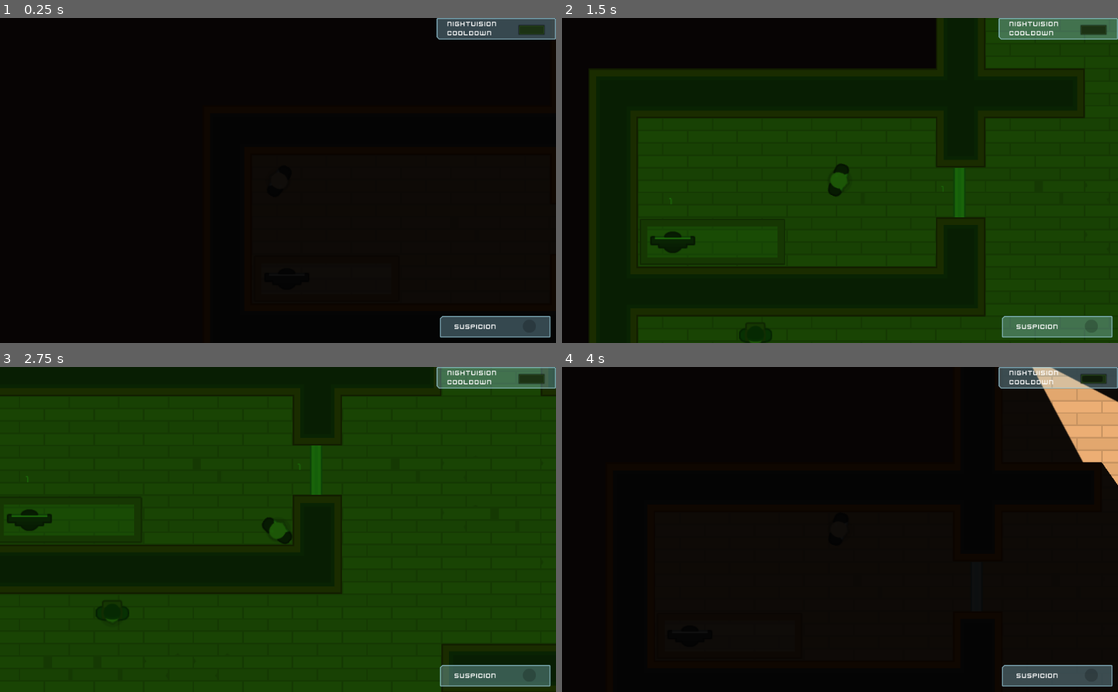
Above: before the commit, frames 1-4 (two rows, left to right).
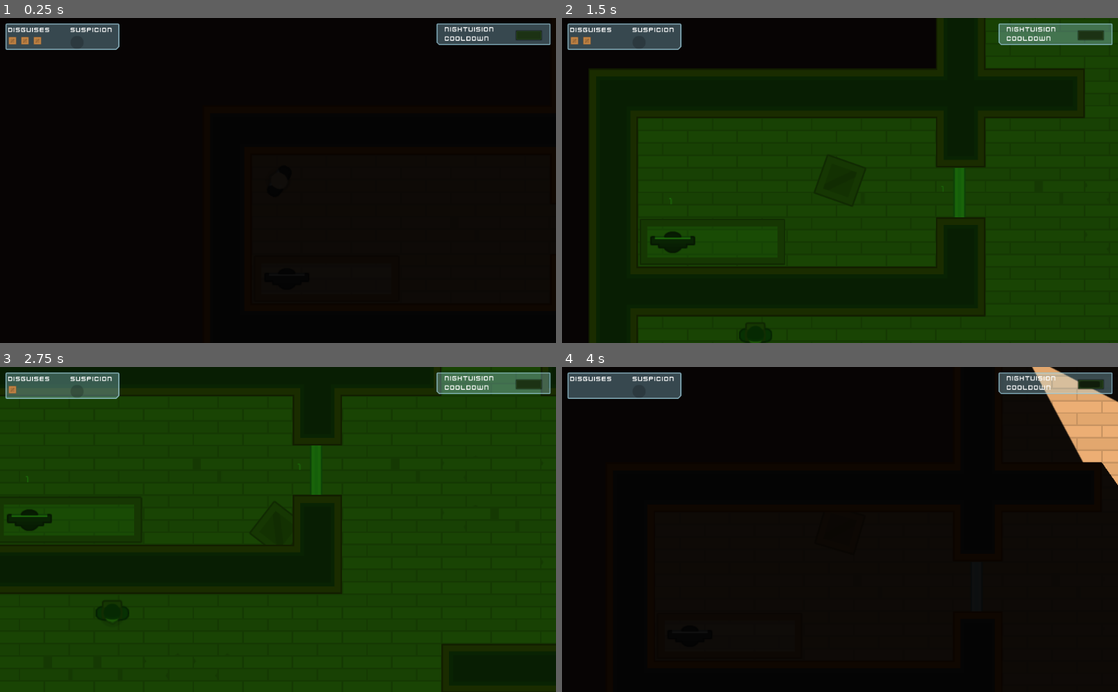
Above: after the commit, the same moments.

Repository: drorya2324/Dont-be-suspicious
Game: Godot game, scene res://Scenes/Levels/level1.tscn
The game is run twice, just before and just after one commit, with the same random seed, the same clock (stepped at 60 frames per second) and the same inputs.
Inputs (mouse positions are in pixels of both pictures, inside the frame that each line leads up to):
- Up to frame 1 (0.25 s): no input
- Up to frame 2 (1.5 s): tap Enter at 0.5 s; move the mouse to (851, 252) at 0.52 s; hold D (move_right) 0.53-1.28 s; tap E (toggle_disguise, bound only after the commit) at 0.6 s; click (851, 252) at 0.67 s; move the mouse to (979, 229) at 1.27 s; hold S (move_down) from 1.28 s (still down); tap R (night_vision) at 1.35 s; click (979, 229) at 1.42 s
- Up to frame 3 (2.75 s): tap E (toggle_disguise, bound only after the commit) at 1.55, 2.1 s; move the mouse to (333, 458) at 2.02 s; release S (move_down) at 2.03 s; hold D (move_right) from 2.03 s (still down)
- Up to frame 4 (4 s): tap Space at 2.75 s; move the mouse to (812, 594) at 2.77 s; release D (move_right) at 2.78 s; hold W (move_up) 2.78-3.53 s; tap E (toggle_disguise, bound only after the commit) at 2.85, 3.8 s; click (812, 594) at 2.92 s; move the mouse to (1006, 578) at 3.52 s; hold A (move_left) from 3.53 s (still down); tap R (night_vision) at 3.6 s

The runs differ from the first frame. In frame 1, 4.3% of the frame differs, in the area x 1-100%, y 0-99%; in frame 2, 4.4%; in frame 3, 4.4%; in frame 4, 4.3%.
Error in both runs: Invalid get index '0' (on base: 'PoolVector2Array'). (res://Script/Character/Soldier.gd:34)

Commit message:
Disguises: GUI, limited disguises and validity time

Diff:
--- /dev/null
+++ b/Scenes/Character/BoxOccluder.tres
@@ -0,0 +1,4 @@
+[gd_resource type="OccluderPolygon2D" format=2]
+
+[resource]
+polygon = PoolVector2Array( -24, -24, 24, -24, 24, 24, -24, 24, -24, -24 )
--- /dev/null
+++ b/Scenes/Character/CharacterOccluder.tres
@@ -0,0 +1,5 @@
+[gd_resource type="OccluderPolygon2D" format=2]
+
+[resource]
+cull_mode = 1
+polygon = PoolVector2Array( -11.6997, -7.33765, -11.1857, -15.5624, -9.77205, -18.0042, -6.55925, -21.474, 2.78763, -21.4785, 4.51478, -20.4964, 6.78377, -17.5501, 8.13839, -14.4683, 7.49494, -11.7252, 8.68023, -6.91631, 9.7978, -4.88437, 11.3039, -3.22526, 12.4393, 0.0599942, 11.9465, 1.6582, 10.7899, 3.45737, 10.4412, 5.71554, 9.11922, 7.82678, 8.20612, 11.2018, 7.56267, 15.7736, 5.97099, 18.5506, 4.20999, 20.3793, 2.95696, 21.5307, -6.55925, 21.5776, -9.2685, 19.7359, -10.7924, 17.6362, -11.4698, 15.8075, -11.4698, 12.7934, -11.5375, 7.74747, -13.0276, 5.851, -13.671, 4.12386, -14.4499, 3.14176, -14.5854, -1.1253, -13.5694, -4.44412 )
--- a/Scenes/Player/Player.tscn
+++ b/Scenes/Player/Player.tscn
@@ -11,3 +11,7 @@
 
 [node name="Sprite" parent="." index="0"]
 texture = ExtResource( 1 )
+
+[node name="DisguiseTimer" type="Timer" parent="." index="3"]
+wait_time = 1.5
+[connection signal="timeout" from="DisguiseTimer" to="." method="_on_DisguiseTimer_timeout"]
--- a/Scenes/Tiles/Computer.tscn
+++ b/Scenes/Tiles/Computer.tscn
@@ -19,6 +19,7 @@
 [node name="Area2D" type="Area2D" parent="."]
 visible = false
 collision_layer = 8
+collision_mask = 17
 
 [node name="CollisionShape2D" type="CollisionShape2D" parent="Area2D"]
 position = Vector2( 32.8192, 0 )
--- a/Scenes/Tiles/Door.tscn
+++ b/Scenes/Tiles/Door.tscn
@@ -53,7 +53,7 @@
 [node name="Door" type="Area2D"]
 z_index = 1
 collision_layer = 2
-collision_mask = 5
+collision_mask = 21
 script = ExtResource( 4 )
 
 [node name="CharacterDetection" type="CollisionShape2D" parent="."]
--- a/Scenes/Tiles/GUI.tscn
+++ b/Scenes/Tiles/GUI.tscn
@@ -1,12 +1,13 @@
-[gd_scene load_steps=8 format=2]
+[gd_scene load_steps=9 format=2]
 
 [ext_resource path="res://Scenes/Tiles/Interface/Theme.tres" type="Theme" id=1]
-[ext_resource path="res://Assets/GFX/Interface/PNG/glassPanel_cornerTL.png" type="Texture" id=2]
 [ext_resource path="res://Assets/GFX/Interface/PNG/dotRed.png" type="Texture" id=3]
 [ext_resource path="res://Assets/GFX/Interface/PNG/dot_shadow.png" type="Texture" id=4]
 [ext_resource path="res://Assets/GFX/Interface/PNG/glassPanel_cornerBL.png" type="Texture" id=5]
 [ext_resource path="res://Script/CooldownBar_new.gd" type="Script" id=6]
 [ext_resource path="res://Script/SuspicionMeter.gd" type="Script" id=7]
+[ext_resource path="res://Assets/GFX/Interface/PNG/glassPanel_cornerBR.png" type="Texture" id=8]
+[ext_resource path="res://Script/GUI/DisguiseDisplay.gd" type="Script" id=9]
 
 [node name="GUI" type="CanvasLayer"]
 
@@ -19,80 +20,20 @@
 "_edit_use_anchors_": false
 }
 
-[node name="Susupicion" type="NinePatchRect" parent="Control"]
-anchor_left = 1.0
-anchor_top = 1.0
-anchor_right = 1.0
-anchor_bottom = 1.0
-margin_left = -214.0
-margin_top = -50.0
-margin_right = -10.0
-margin_bottom = -10.0
-texture = ExtResource( 2 )
-patch_margin_left = 20
-patch_margin_top = 20
-patch_margin_right = 20
-patch_margin_bottom = 20
-__meta__ = {
-"_edit_use_anchors_": false
-}
-
-[node name="CenterContainer" type="CenterContainer" parent="Control/Susupicion"]
-anchor_right = 1.0
-anchor_bottom = 1.0
-margin_left = 5.0
-margin_top = 7.0
-margin_right = -5.0
-margin_bottom = -5.0
-__meta__ = {
-"_edit_use_anchors_": false
-}
-
-[node name="HBoxContainer" type="HBoxContainer" parent="Control/Susupicion/CenterContainer"]
-margin_left = 22.0
-margin_right = 172.0
-margin_bottom = 27.0
-__meta__ = {
-"_edit_use_anchors_": false
-}
-
-[node name="Label" type="Label" parent="Control/Susupicion/CenterContainer/HBoxContainer"]
-margin_top = 6.0
-margin_right = 78.0
-margin_bottom = 20.0
-text = "Suspicion"
-
-[node name="VSeparator" type="VSeparator" parent="Control/Susupicion/CenterContainer/HBoxContainer"]
-modulate = Color( 1, 1, 1, 0 )
-self_modulate = Color( 1, 1, 1, 0 )
-margin_left = 82.0
-margin_right = 122.0
-margin_bottom = 27.0
-rect_min_size = Vector2( 40, 0 )
-
-[node name="SuspicionMeter" type="TextureProgress" parent="Control/Susupicion/CenterContainer/HBoxContainer" groups=[
-"suspicionmeter",
-]]
-margin_left = 126.0
-margin_right = 150.0
-margin_bottom = 27.0
-rect_min_size = Vector2( 24, 27 )
-texture_under = ExtResource( 4 )
-texture_progress = ExtResource( 3 )
-fill_mode = 4
-script = ExtResource( 7 )
-
 [node name="Cooldown" type="NinePatchRect" parent="Control"]
 anchor_left = 1.0
 anchor_right = 1.0
 margin_left = -220.0
-margin_bottom = 40.0
+margin_top = 10.0
+margin_right = -10.0
+margin_bottom = 50.0
 texture = ExtResource( 5 )
 patch_margin_left = 20
 patch_margin_top = 20
 patch_margin_right = 20
 patch_margin_bottom = 20
 __meta__ = {
+"_edit_group_": true,
 "_edit_use_anchors_": false
 }
 
@@ -108,8 +49,8 @@
 }
 
 [node name="HBoxContainer" type="HBoxContainer" parent="Control/Cooldown/CenterContainer"]
-margin_left = 16.0
-margin_right = 196.0
+margin_left = 11.0
+margin_right = 191.0
 margin_bottom = 48.0
 
 [node name="Label" type="Label" parent="Control/Cooldown/CenterContainer/HBoxContainer"]
@@ -161,3 +102,86 @@
 margin_right = 50.0
 margin_bottom = 42.0
 rect_min_size = Vector2( 0, 10 )
+
+[node name="Disguises&Suspicion" type="NinePatchRect" parent="Control"]
+margin_left = 10.0
+margin_top = 10.0
+margin_right = 220.0
+margin_bottom = 59.0
+theme = ExtResource( 1 )
+texture = ExtResource( 8 )
+patch_margin_left = 20
+patch_margin_top = 20
+patch_margin_right = 20
+patch_margin_bottom = 20
+__meta__ = {
+"_edit_group_": true,
+"_edit_use_anchors_": false
+}
+
+[node name="Disguises" type="VBoxContainer" parent="Control/Disguises&Suspicion"]
+anchor_bottom = 1.0
+margin_left = 5.0
+margin_top = 5.0
+margin_right = 90.0
+margin_bottom = -5.0
+__meta__ = {
+"_edit_use_anchors_": false
+}
+
+[node name="Label" type="Label" parent="Control/Disguises&Suspicion/Disguises"]
+margin_right = 78.0
+margin_bottom = 14.0
+size_flags_horizontal = 0
+text = "Disguises"
+
+[node name="DisguiseDisplay" type="ItemList" parent="Control/Disguises&Suspicion/Disguises"]
+margin_top = 18.0
+margin_right = 85.0
+margin_bottom = 39.0
+size_flags_vertical = 3
+max_columns = 3
+fixed_column_width = 15
+icon_scale = 0.25
+script = ExtResource( 9 )
+
+[node name="VSeparator2" type="VSeparator" parent="Control/Disguises&Suspicion"]
+modulate = Color( 1, 1, 1, 0 )
+self_modulate = Color( 1, 1, 1, 0 )
+margin_left = 95.9275
+margin_top = 3.9025
+margin_right = 105.927
+margin_bottom = 154.902
+rect_min_size = Vector2( 10, 30 )
+__meta__ = {
+"_edit_use_anchors_": false
+}
+
+[node name="Suspicion" type="VBoxContainer" parent="Control/Disguises&Suspicion"]
+anchor_left = 1.0
+anchor_right = 1.0
+anchor_bottom = 1.0
+margin_left = -90.0
+margin_top = 5.0
+margin_right = -5.0
+margin_bottom = -5.0
+__meta__ = {
+"_edit_use_anchors_": false
+}
+
+[node name="Label2" type="Label" parent="Control/Disguises&Suspicion/Suspicion"]
+margin_right = 85.0
+margin_bottom = 14.0
+text = "Suspicion"
+
+[node name="SuspicionMeter2" type="TextureProgress" parent="Control/Disguises&Suspicion/Suspicion" groups=[
+"suspicionmeter",
+]]
+margin_top = 18.0
+margin_right = 85.0
+margin_bottom = 45.0
+rect_min_size = Vector2( 24, 27 )
+texture_under = ExtResource( 4 )
+texture_progress = ExtResource( 3 )
+fill_mode = 4
+script = ExtResource( 7 )
--- a/Scenes/Tiles/Interface/Theme.tres
+++ b/Scenes/Tiles/Interface/Theme.tres
@@ -9,6 +9,8 @@
 [sub_resource type="DynamicFont" id=1]
 size = 20
 font_data = ExtResource( 2 )
+
+[sub_resource type="StyleBoxEmpty" id=3]
 
 [sub_resource type="DynamicFont" id=2]
 size = 12
@@ -27,6 +29,20 @@
 Button/styles/hover = ExtResource( 3 )
 Button/styles/normal = ExtResource( 4 )
 Button/styles/pressed = ExtResource( 5 )
+ItemList/colors/font_color = Color( 0.63, 0.63, 0.63, 1 )
+ItemList/colors/font_color_selected = Color( 1, 1, 1, 1 )
+ItemList/colors/guide_color = Color( 0, 0, 0, 0.1 )
+ItemList/constants/hseparation = 4
+ItemList/constants/icon_margin = 4
+ItemList/constants/line_separation = 2
+ItemList/constants/vseparation = 2
+ItemList/fonts/font = null
+ItemList/styles/bg = SubResource( 3 )
+ItemList/styles/bg_focus = null
+ItemList/styles/cursor = null
+ItemList/styles/cursor_unfocused = null
+ItemList/styles/selected = null
+ItemList/styles/selected_focus = null
 Label/colors/font_color = Color( 1, 1, 1, 1 )
 Label/colors/font_color_shadow = Color( 0, 0, 0, 0 )
 Label/colors/font_outline_modulate = Color( 1, 1, 1, 1 )
--- a/Scenes/Tiles/LockedDoor.tscn
+++ b/Scenes/Tiles/LockedDoor.tscn
@@ -7,6 +7,7 @@
 [ext_resource path="res://Scenes/Tiles/Interface/Theme.tres" type="Theme" id=5]
 
 [node name="LockedDoor" instance=ExtResource( 1 )]
+collision_mask = 21
 script = ExtResource( 2 )
 
 [node name="DoorSprite" parent="." index="1"]
--- /dev/null
+++ b/Script/GUI/DisguiseDisplay.gd
@@ -0,0 +1,24 @@
+extends ItemList
+
+
+
+
+func _ready():
+	Global.DisguiseDisplay = self
+	update_disguises(Global.disguises_count)
+
+
+# Being called by Player.gd (disguise)
+func update_disguises(number):
+	clear()
+	for disguises in range(number):
+		if number >0:
+			add_icon_item(Global.box_sprite, false)
+		else:
+			clear()
+			#signal no_disguises
+
+
+#func disguised_used(number):
+#	if items.count() >= number:
+#		items.delete()
--- a/Script/Global.gd
+++ b/Script/Global.gd
@@ -2,3 +2,12 @@
 
 var CooldownBar
 var PlayerDtection
+var DisguiseDisplay
+var disguises_count = 3
+
+# Being used by Player.gd
+var box_sprite = load("res://Assets/GFX/PNG/Tiles/tile_129.png")
+var player_sprite = load("res://Assets/GFX/PNG/Hitman 1/hitman1_stand.png")
+var box_occluder = load("res://Scenes/Character/BoxOccluder.tres")
+var character_occluder = load("res://Scenes/Character/CharacterOccluder.tres")
+#var character_collision = load()
--- a/Script/Player/Player.gd
+++ b/Script/Player/Player.gd
@@ -5,8 +5,15 @@
 #const MAX_SPEED = 100
 #const FRICTION = 0.1 #the time to get from MAX_SPEED to 0.
 
+	# disguise causes loocked doors to open automatically
 
 var motion = Vector2()
+var disguised = false
+
+
+
+
+
 
 func _physics_process(delta):
 	update_movement()
@@ -34,3 +41,36 @@
 func _input(event):
 	if Input.is_action_just_pressed("night_vision"):
 		get_tree().call_group("Interface", "cycle_vision_mode")
+	if Input.is_action_just_pressed("toggle_disguise"):
+		toggle_disguise()
+
+# toggle_disguise keys are: "E" , "Z"
+func toggle_disguise():
+	if disguised:
+		reveal()
+	elif Global.disguises_count > 0:
+			disguise()
+
+
+
+func reveal():
+	disguised = false
+	collision_layer = 1
+	$Sprite.texture = Global.player_sprite
+	$LightOccluder2D.occluder  = Global.character_occluder
+
+
+func disguise():
+	disguised = true
+	$DisguiseTimer.start()
+	Global.disguises_count -= 1
+	Global.DisguiseDisplay.update_disguises(Global.disguises_count)
+	collision_layer = 16
+	$Sprite.texture = Global.box_sprite
+	$LightOccluder2D.occluder = Global.box_occluder
+
+
+
+
+func _on_DisguiseTimer_timeout():
+	reveal()
--- a/Script/Tiles/Door.gd
+++ b/Script/Tiles/Door.gd
@@ -3,7 +3,7 @@
 var can_click = false
 
 func _on_Door_body_entered(body):
-	if body.collision_layer == 1:
+	if body.collision_layer == 1 or body.collision_layer == 16:
 		can_click = true
 	else:
 		open()
@@ -14,7 +14,7 @@
 
 
 func _on_Door_body_exited(body):
-	if body.collision_layer == 1:
+	if body.collision_layer == 1 or body.collision_layer == 16:
 		can_click = false
 
 
--- a/Script/Tiles/LockedDoor.gd
+++ b/Script/Tiles/LockedDoor.gd
@@ -11,7 +11,7 @@
 
 
 func _on_Door_body_exited(body):
-	if body.collision_layer == 1:
+	if body.collision_layer == 1  or body.collision_layer == 16:
 		can_click = false
 		$CanvasLayer/Numpad.hide()
 
--- a/Script/Tiles/VisionMode.gd
+++ b/Script/Tiles/VisionMode.gd
@@ -1,6 +1,6 @@
 extends CanvasModulate
 # part of group: Interface
-# Night vision keys are: "R" , "slash" (?/.)
+# Night vision keys are: "R" , "X"
 
 const DARK = Color("111111")
 const NIGHTVISION = Color("1d6a0b")
--- a/project.godot
+++ b/project.godot
@@ -58,7 +58,13 @@
 night_vision={
 "deadzone": 0.5,
 "events": [ Object(InputEventKey,"resource_local_to_scene":false,"resource_name":"","device":0,"alt":false,"shift":false,"control":false,"meta":false,"command":false,"pressed":false,"scancode":82,"unicode":0,"echo":false,"script":null)
-, Object(InputEventKey,"resource_local_to_scene":false,"resource_name":"","device":0,"alt":false,"shift":false,"control":false,"meta":false,"command":false,"pressed":false,"scancode":47,"unicode":0,"echo":false,"script":null)
+, Object(InputEventKey,"resource_local_to_scene":false,"resource_name":"","device":0,"alt":false,"shift":false,"control":false,"meta":false,"command":false,"pressed":false,"scancode":88,"unicode":0,"echo":false,"script":null)
+ ]
+}
+toggle_disguise={
+"deadzone": 0.5,
+"events": [ Object(InputEventKey,"resource_local_to_scene":false,"resource_name":"","device":0,"alt":false,"shift":false,"control":false,"meta":false,"command":false,"pressed":false,"scancode":69,"unicode":0,"echo":false,"script":null)
+, Object(InputEventKey,"resource_local_to_scene":false,"resource_name":"","device":0,"alt":false,"shift":false,"control":false,"meta":false,"command":false,"pressed":false,"scancode":90,"unicode":0,"echo":false,"script":null)
  ]
 }
 
@@ -68,6 +74,7 @@
 2d_physics/layer_2="BackGround"
 2d_physics/layer_3="Enemies"
 2d_physics/layer_4="Computers"
+2d_physics/layer_5="Disguise"
 
 [rendering]
 
Not shown: 1 places in Scenes/Tiles/Interface/Theme.tres that only renumber resources
